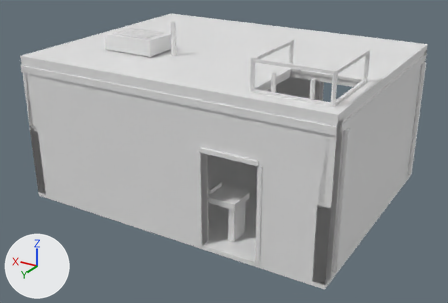
A saved change to the OBJ model assets/tts/faultline-first-ruin-r1/assay-lab-roof.obj.
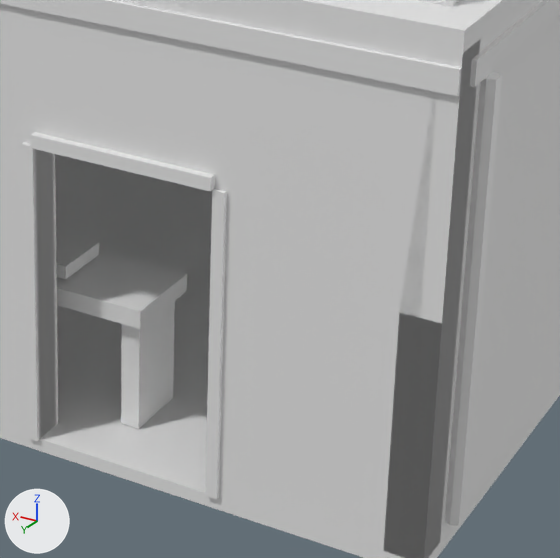
Old and new are each drawn whole from a 50 mm camera at (-6.03, 10.33, 5.92) aimed at (0.07, 0.16, 0.83) and again close up on the part from 42% to 82% of the width and 35% to 94% of the height. The axes (+X, +Y, +Z) are drawn at lower left. The lights are the same throughout. The last two pictures show the newer version. Where no turn or scale is listed for an object, it has been applied to the vertices.

Names of what the first close-up shows: 'assay-lab-roof'.
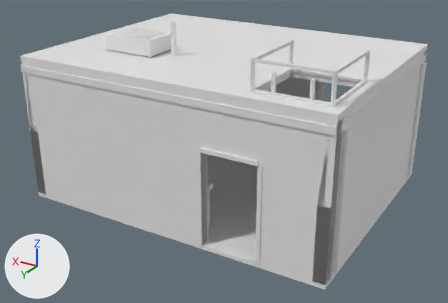
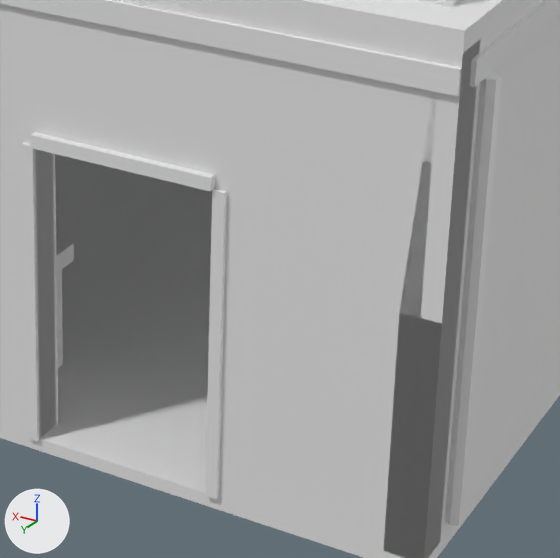
Boxes [x1, y1, x2, y2] around the edits, measured in the close-ups (560 x 558 px; the box of a moved part takes in the faces that stretch with it):
part 1 of me_assay_lab_roof, moved or reshaped: before [57, 250, 187, 329]; after [56, 239, 74, 272]
part 2 of me_assay_lab_roof, moved or reshaped: before [121, 301, 175, 429]; after [57, 269, 63, 368]
part 3 of me_assay_lab_roof, moved or reshaped (not visible afterwards): before [56, 231, 99, 279]

Diff of the bpy script that builds the scene:
```diff
--- a/assets/tts/faultline-first-ruin-r1/assay-lab-roof.obj.py
+++ b/assets/tts/faultline-first-ruin-r1/assay-lab-roof.obj.py
@@ me_assay_lab_roof @@
 me_assay_lab_roof.from_pydata(...)  # 1066 vertices, 1754 faces; spans x -3.26..3.69, y -2.95..2.5, z 0.0..3.59
 # used by ob_assay_lab_roof; location = (0.0, 0.0, 0.0)
+# me_assay_lab_roof part 1: the loose piece of 8 vertices spanning x -1.33..1.33, y 1.62..2.14, z 0.77..0.88 is moved by (0.76, 0.0, 0.0)
+# me_assay_lab_roof part 2: the loose piece of 8 vertices spanning x -1.29..-1.18, y 1.68..2.08, z 0.08..0.77 is moved by (0.76, 0.0, 0.0)
+# me_assay_lab_roof part 3: the loose piece of 8 vertices spanning x -0.8..0.8, y 1.7..2.06, z 0.9..0.98 is moved by (0.76, 0.0, 0.0)
```
